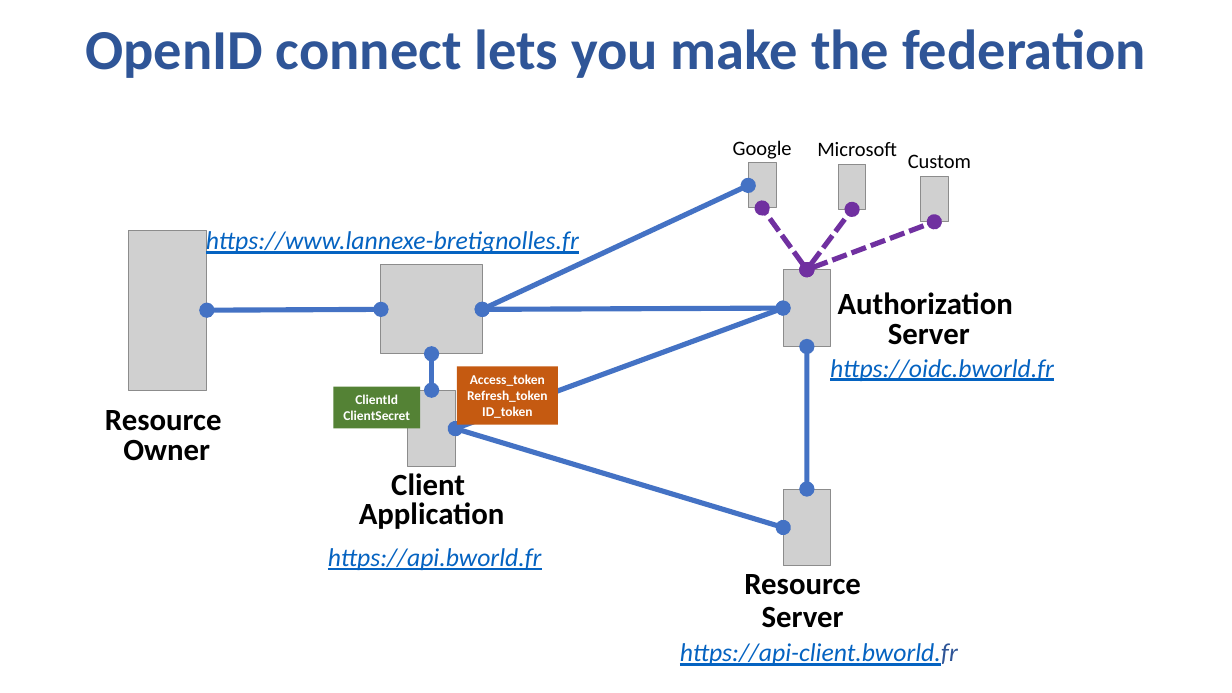
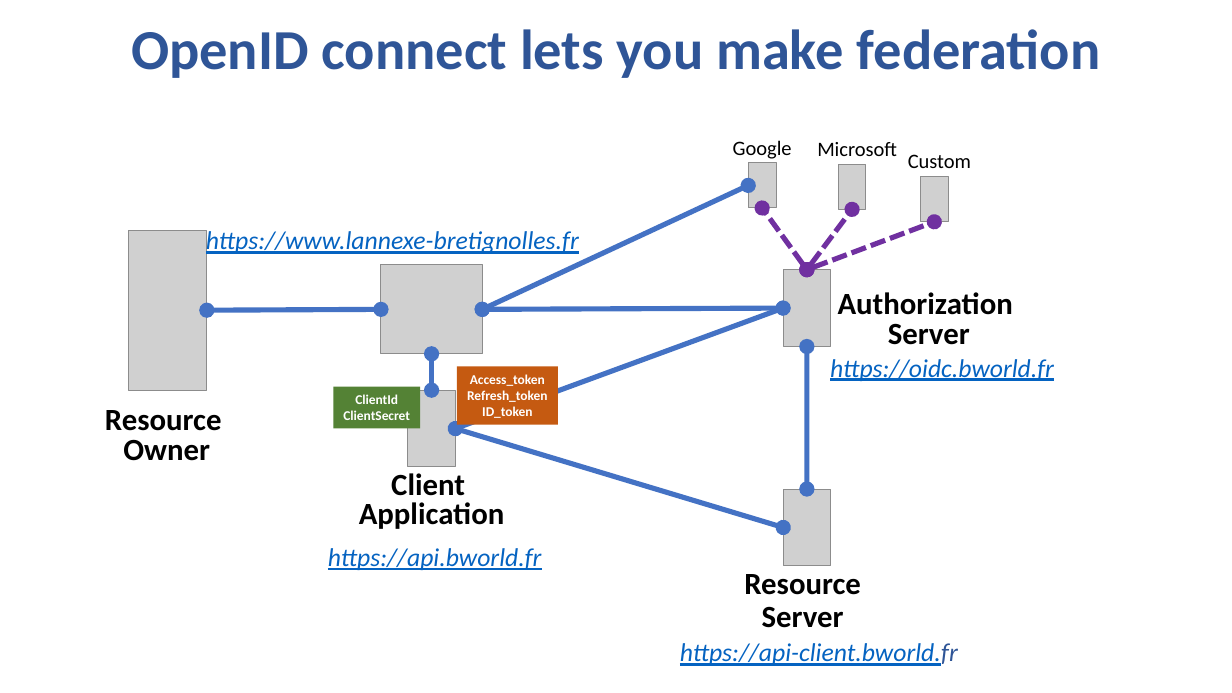
Before and after one commit to guillaume-chervet/course.rest, a slide deck: slide 36 of documentations/OIDC english.pptx (slide 35 before the commit). Drawn at 1232x693 pixels with LibreOffice and Linux fonts; fonts in the diff are those of the drawing; grey boxes stand for pictures. Boxes give left, top, right and bottom in pixels: in the first picture for what was removed or moved away, otherwise in the second. Text is boxed around its words. In the diff, an @@ line names an element or a change of style, - is before the commit and + after.

```diff
--- a/documentations/OIDC english.pptx
+++ b/documentations/OIDC english.pptx
@@ title at (x1=131, y1=29, x2=1101, y2=78): text changed @@
-OpenID connect lets you make the federation
+OpenID connect lets you make federation
```
Also in this commit, not shown: 7 other slides changed, 15 slides added, 4 slides removed.
